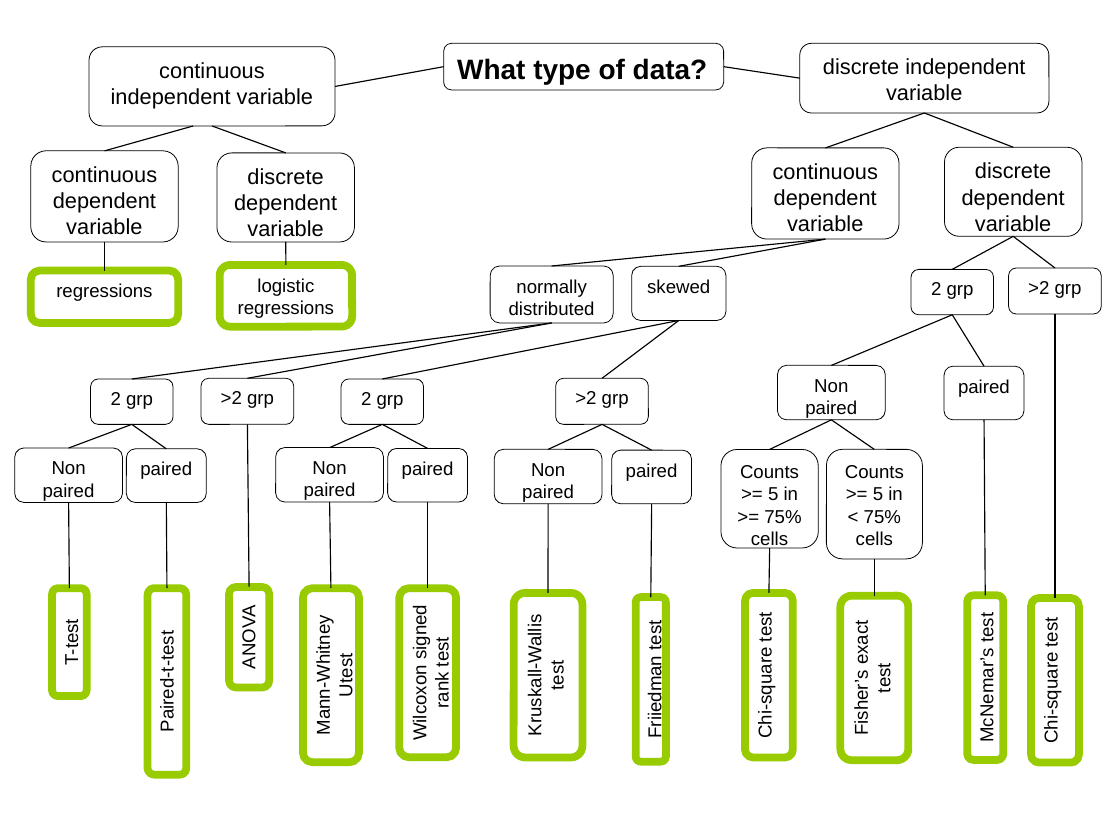
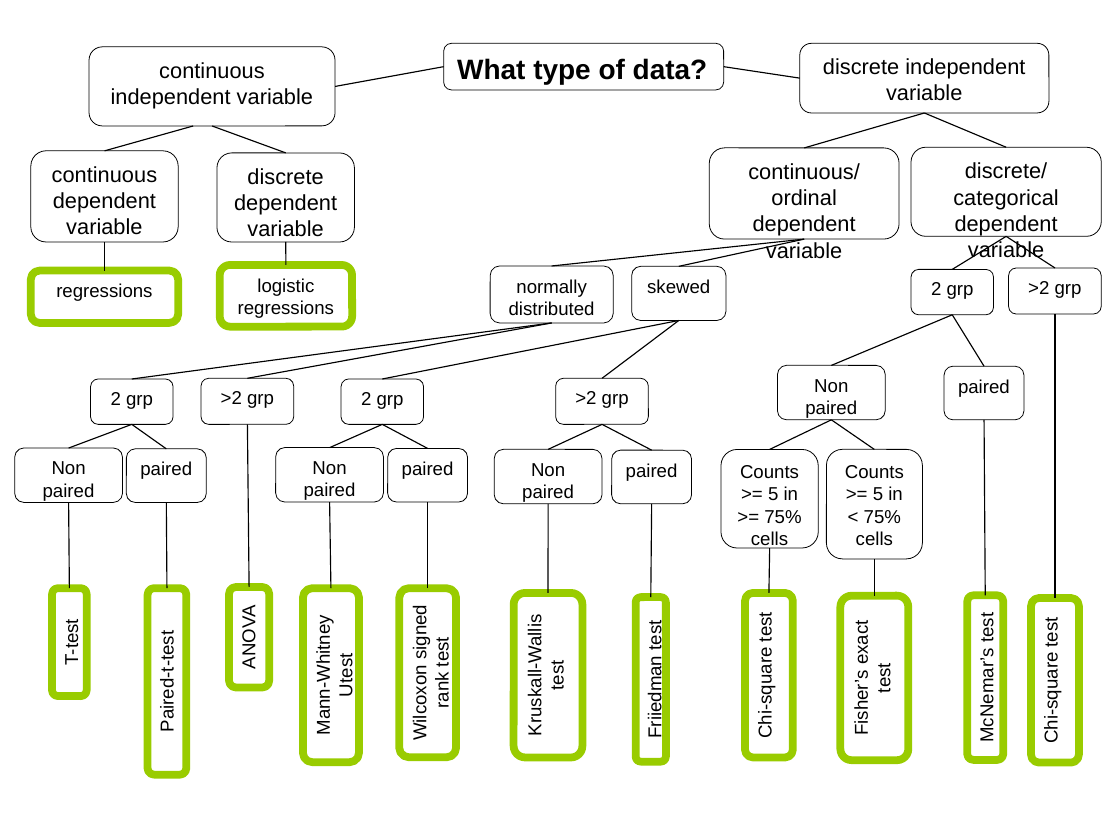
Before and after one commit to coms10011/2018_19, a slide deck: slide 2 of 12_comparing_and_ttest/12-Roudaut-stats-Comparing things-50min.pptx. Drawn at 1120x840 pixels with LibreOffice and Linux fonts; fonts in the diff are those of the drawing. Boxes give left, top, right and bottom in pixels: in the first picture for what was removed or moved away, otherwise in the second. Text is boxed around its words. In the diff, an @@ line names an element or a change of style, - is before the commit and + after.

```diff
--- a/12_comparing_and_ttest/12-Roudaut-stats-Comparing things-50min.pptx
+++ b/12_comparing_and_ttest/12-Roudaut-stats-Comparing things-50min.pptx
@@ line moved from (924, 113) - (825, 148) to (924, 113) - (804, 148) @@
@@ line moved from (924, 113) - (1014, 147) to (924, 113) - (1006, 147) @@
@@ rounded rectangle "continuous/ordinal dependent variable" resized from (x1=752, y1=148, x2=899, y2=239) to (x1=709, y1=148, x2=898, y2=239) @@
@@ rounded rectangle "discrete/categorical dependent variable" resized from (x1=944, y1=147, x2=1082, y2=236) to (x1=911, y1=147, x2=1101, y2=236) @@
@@ text in rounded rectangle at (x1=748, y1=163, x2=860, y2=259): text changed @@
-continuous dependent variable
+continuous/ordinal dependent variable
@@ text in rounded rectangle at (x1=953, y1=162, x2=1058, y2=262): text changed @@
-discrete dependent variable
+discrete/categorical dependent variable
@@ line moved from (1014, 236) - (952, 270) to (1006, 236) - (952, 270) @@
@@ line moved from (1014, 236) - (1055, 268) to (1006, 236) - (1055, 268) @@
@@ line moved from (825, 240) - (552, 265) to (804, 240) - (552, 265) @@
@@ line moved from (825, 240) - (679, 267) to (804, 240) - (679, 267) @@
```
Also in this commit, not shown: 2 other slides changed, 8 other files.
